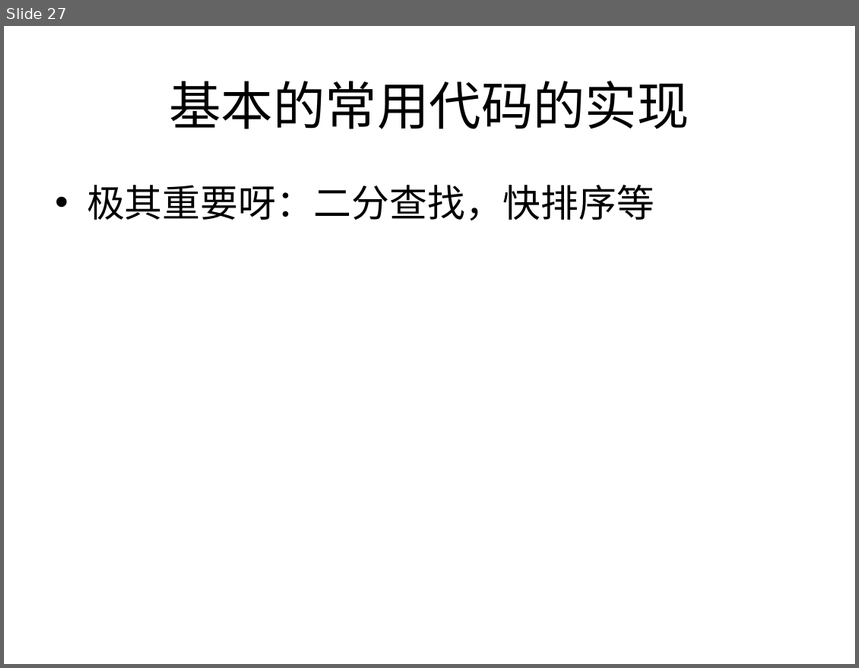
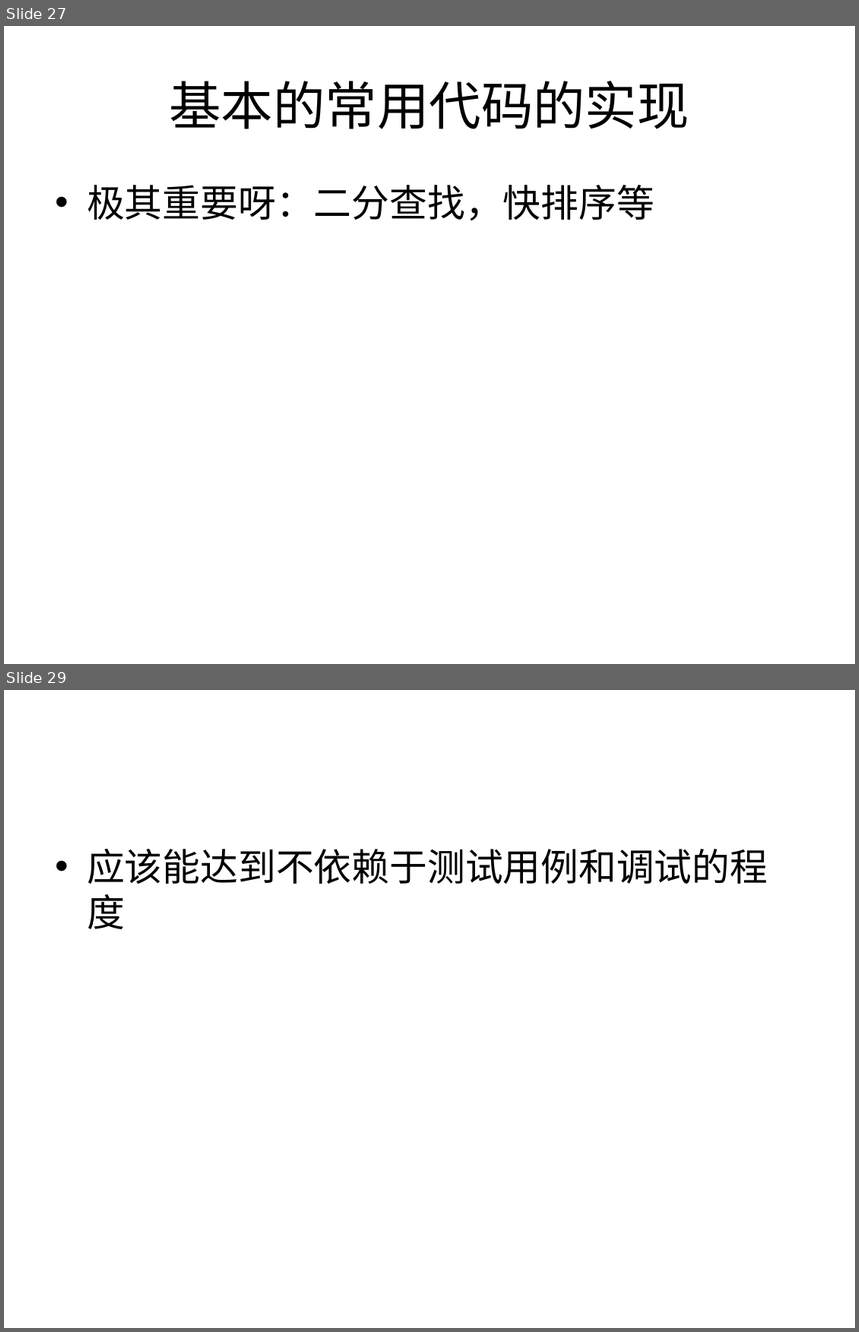
Before and after one commit to houjingbiao/leetcode, a slide deck: solutions/00conclusion.ppt. Shown one above the other, each under a label of ours: slide 27 before the commit, slides 27 and 29 after it; the slides between them are not shown. The pictures are 859x668 and 859x1332 pixels, drawn with LibreOffice and Linux fonts; fonts in the diff are those of the drawing. Boxes give left, top, right and bottom in pixels: in the first picture for what was removed or moved away, otherwise in the second. Text is boxed around its words. In the diff, an @@ line names an element or a change of style, - is before the commit and + after.

```diff
--- a/solutions/00conclusion.ppt
+++ b/solutions/00conclusion.ppt
@@ slide 29 added at (x1=4, y1=690, x2=855, y2=1328), background #FFFFFF @@
@@ text added at (x1=87, y1=849, x2=768, y2=929), 32 pt, text #000000 @@
+• 应该能达到不依赖于测试用例和调试的程度
```
Also in this commit, not shown: 2 other slides added, 2 other files.
